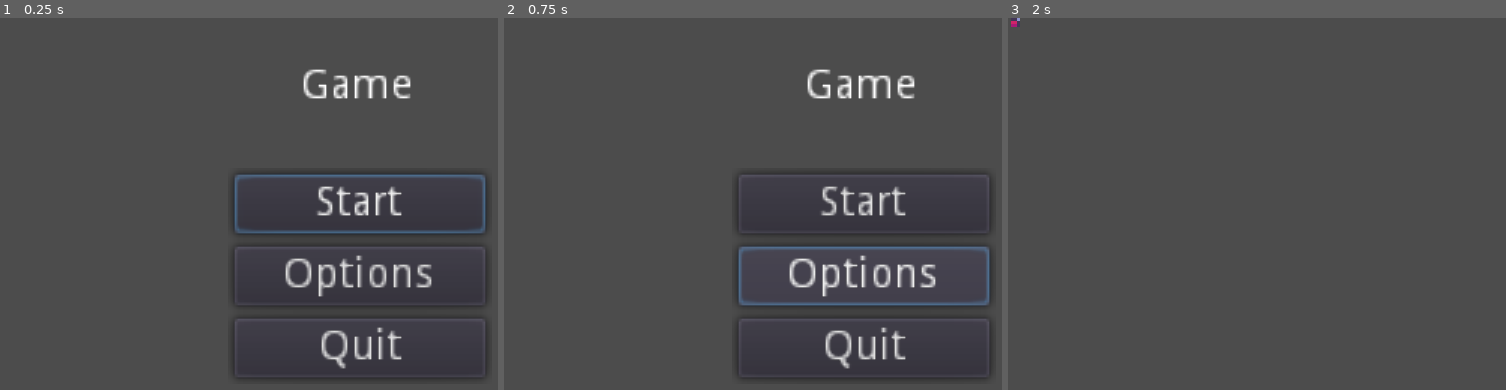
Above: before the commit, frames 1-3 (left to right).
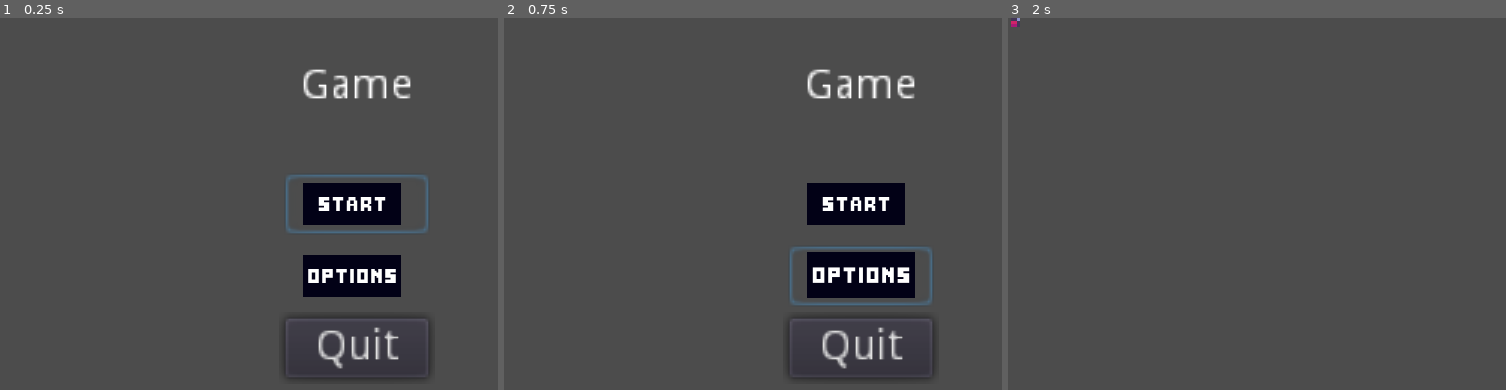
Above: after the commit, the same moments.

Repository: taraaliz/Sunset_Game
Game: Godot game, scene res://Menu.tscn
The game is run twice, just before and just after one commit, with the same random seed, the same clock (stepped at 60 frames per second) and the same inputs. This scene is started directly instead of the project's main scene.
Inputs (mouse positions are in pixels of both pictures, inside the frame that each line leads up to):
- Up to frame 1 (0.25 s): no input
- Up to frame 2 (0.75 s): click (862, 274) at 0.5 s
- Up to frame 3 (2 s): click (1366, 204) at 1.25 s

The runs differ from the first frame. In frame 1, 7.2% of the frame differs, in the area x 46-98%, y 41-98%; in frame 2, 7.5%; in frame 3, nothing differs.
Error in both runs: Attempt to call function 'instance' in base 'null instance' on a null instance. (res://Menu.gd:24)

Commit message:
adds custom button icons

Diff:
--- a/Menu.tscn
+++ b/Menu.tscn
@@ -1,7 +1,9 @@
-[gd_scene load_steps=4 format=2]
+[gd_scene load_steps=6 format=2]
 
 [ext_resource path="res://Menu.gd" type="Script" id=1]
 [ext_resource path="res://resources/sprites/placeholder.png" type="Texture" id=2]
+[ext_resource path="res://resources/sprites/buttons/buttonsstart.png" type="Texture" id=3]
+[ext_resource path="res://resources/sprites/buttons/buttonsoptions.png" type="Texture" id=4]
 
 [sub_resource type="Theme" id=1]
 
@@ -28,9 +30,9 @@
 anchor_top = 1.0
 anchor_right = 0.5
 anchor_bottom = 1.0
-margin_left = -42.0
+margin_left = -25.0
 margin_top = -84.0
-margin_right = 42.0
+margin_right = 23.0
 margin_bottom = -16.0
 alignment = 1
 __meta__ = {
@@ -38,20 +40,24 @@
 }
 
 [node name="StartButton" type="Button" parent="Menu"]
-margin_right = 84.0
+margin_right = 48.0
 margin_bottom = 20.0
 focus_neighbour_top = NodePath("../QuitButton")
-text = "Start"
+icon = ExtResource( 3 )
+flat = true
+expand_icon = true
 
 [node name="OptionsButton" type="Button" parent="Menu"]
 margin_top = 24.0
-margin_right = 84.0
+margin_right = 48.0
 margin_bottom = 44.0
-text = "Options"
+icon = ExtResource( 4 )
+flat = true
+expand_icon = true
 
 [node name="QuitButton" type="Button" parent="Menu"]
 margin_top = 48.0
-margin_right = 84.0
+margin_right = 48.0
 margin_bottom = 68.0
 focus_neighbour_bottom = NodePath("../StartButton")
 theme = SubResource( 1 )
--- a/project.godot
+++ b/project.godot
@@ -18,6 +18,8 @@
 
 window/size/width=240
 window/size/height=136
+window/size/test_width=1280
+window/size/test_height=720
 window/stretch/mode="2d"
 window/stretch/aspect="keep"
 
Not shown, added: resources/music/kalil new nightmare.mp3.import
Not shown, added: resources/music/rumors.mp3.import
Not shown, added: resources/music/sophia outside.mp3.import
Not shown, added: resources/music/tori main menu.mp3.import
Not shown, added: resources/music/torigametheme.mp3.import
Not shown, added: resources/sprites/buttons/buttonsoptions.png.import
Not shown, added: resources/sprites/buttons/buttonsoptionsselect.png.import
Not shown, added: resources/sprites/buttons/buttonspressed.png.import
Not shown, added: resources/sprites/buttons/buttonsstart.png.import
Not shown, added: resources/sprites/buttons/buttonsstartselected.png.import
